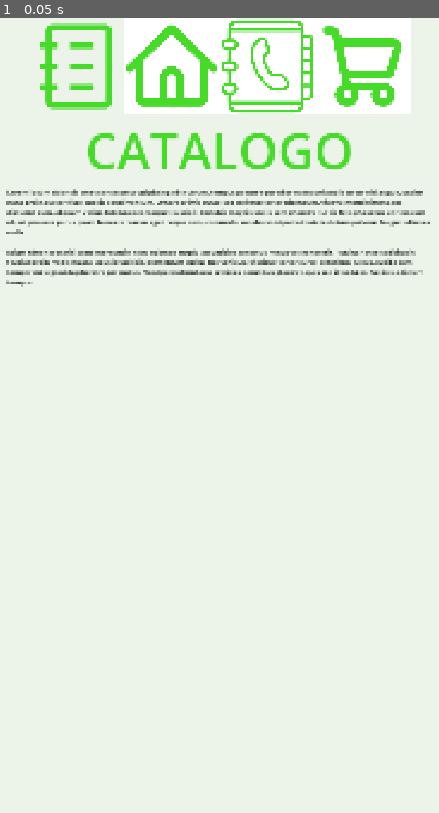
Above: before the commit, frame 1.
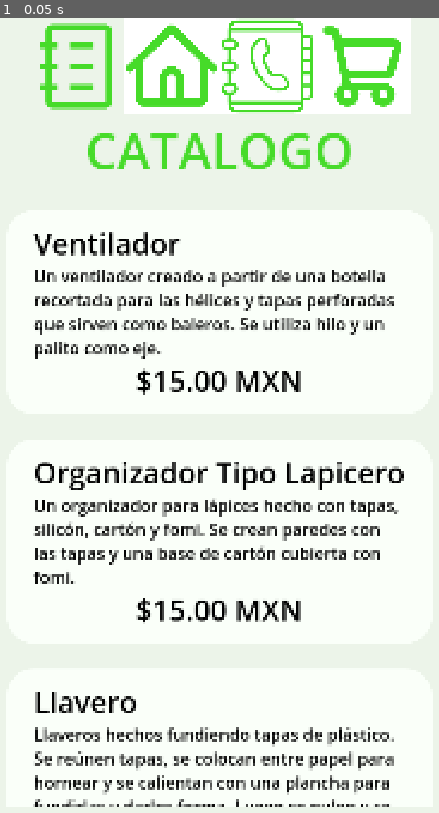
Above: after the commit, the same moment.

Repository: mike7d7/progra-6
Game: Godot game, scene res://control.tscn
Same seed, same stepped clock (60 frames per second), same inputs: the game is played once before the commit and once after it.
Inputs:
- Up to frame 1 (0.05 s): no input

The runs differ from the first frame. In frame 1, 13% of the frame differs, in the area x 1-98%, y 21-100%.

Commit message:
implement first steps of products page

Diff:
--- a/control.tscn
+++ b/control.tscn
@@ -87,7 +87,7 @@
 script = ExtResource("5_sky72")
 metadata/_custom_type_script = "uid://cxtfepdg0uqig"
 
-[node name="catalago" parent="VBoxContainer/PanelContainer/BetterTabContainer" instance=ExtResource("8_6a6wx")]
+[node name="catalogo" parent="VBoxContainer/PanelContainer/BetterTabContainer" instance=ExtResource("8_6a6wx")]
 layout_mode = 2
 
 [node name="inicio" parent="VBoxContainer/PanelContainer/BetterTabContainer" instance=ExtResource("6_fj5cn")]
--- a/paginas/catalogo.tscn
+++ b/paginas/catalogo.tscn
@@ -1,28 +1,102 @@
-[gd_scene load_steps=2 format=3 uid="uid://cj41gllb5yk32"]
+[gd_scene load_steps=3 format=3 uid="uid://citg1pgt1wybe"]
 
-[sub_resource type="LabelSettings" id="LabelSettings_50kd2"]
+[ext_resource type="StyleBox" uid="uid://bp614i8f3hxr2" path="res://paginas/rich_text_label_style.tres" id="2_vanq4"]
+
+[sub_resource type="LabelSettings" id="LabelSettings_evkk3"]
 font_size = 120
 font_color = Color(0.27451, 0.858824, 0.160784, 1)
 
-[node name="Control" type="VBoxContainer"]
+[node name="catalogo" type="ScrollContainer"]
 anchors_preset = 15
 anchor_right = 1.0
 anchor_bottom = 1.0
+offset_bottom = 1051.0
 grow_horizontal = 2
 grow_vertical = 2
+horizontal_scroll_mode = 0
+vertical_scroll_mode = 3
+
+[node name="VBoxContainer" type="VBoxContainer" parent="."]
+layout_mode = 2
 size_flags_horizontal = 3
 size_flags_vertical = 3
+theme_override_constants/separation = 60
 
-[node name="Label2" type="Label" parent="."]
+[node name="Label" type="Label" parent="VBoxContainer"]
 layout_mode = 2
+mouse_filter = 1
 text = "CATALOGO"
-label_settings = SubResource("LabelSettings_50kd2")
+label_settings = SubResource("LabelSettings_evkk3")
 horizontal_alignment = 1
 
-[node name="RichTextLabel2" type="RichTextLabel" parent="."]
+[node name="RichTextLabel4" type="RichTextLabel" parent="VBoxContainer"]
 layout_mode = 2
+mouse_filter = 1
 theme_override_colors/default_color = Color(0, 0, 0, 1)
-text = "Lorem ipsum dolor sit amet consectetur adipiscing elit rutrum, tempus posuere porttitor natoque iaculis tortor nisi augue, sapien nunc proin auctor vitae cubilia condimentum. Ornare primis curae sed eleifend tortor bibendum, viverra morbi himenaeos dictumst cum, aliquam varius habitasse consequat suscipit. Conubia magnis sociis sem pharetra turpis felis phasellus ultrices cum id, est posuere purus quam laoreet rhoncus eget neque nam, commodo sodales volutpat vulputate dictum pulvinar feugiat ultricies nulla.
+theme_override_font_sizes/normal_font_size = 40
+theme_override_styles/normal = ExtResource("2_vanq4")
+bbcode_enabled = true
+text = "[left][font_size=70]Ventilador[/font_size][/left]
+Un ventilador creado a partir de una botella recortada para las hélices y tapas perforadas que sirven como baleros. Se utiliza hilo y un palito como eje.
+[center][font_size=70]$15.00 MXN[/font_size][/center]"
+fit_content = true
 
-Etiam himenaeos nisi condimentum in nibh euismod turpis, ad ultricies senectus metus vel hendrerit. Pulvinar ante sollicitudin feugiat proin mollis massa lacus id facilisis, elementum varius hac vehicula tristique tortor curae penatibus luctus, cubilia cum tempor nulla gravida pharetra per metus. Volutpat nullam lacus ultricies penatibus placerat, quis sed id sodales, facilisis a dictum tempus."
+[node name="RichTextLabel3" type="RichTextLabel" parent="VBoxContainer"]
+layout_mode = 2
+mouse_filter = 1
+theme_override_colors/default_color = Color(0, 0, 0, 1)
+theme_override_font_sizes/normal_font_size = 40
+theme_override_styles/normal = ExtResource("2_vanq4")
+bbcode_enabled = true
+text = "[left][font_size=70]Organizador Tipo Lapicero[/font_size][/left]
+Un organizador para lápices hecho con tapas, silicón, cartón y fomi. Se crean paredes con las tapas y una base de cartón cubierta con fomi.
+[center][font_size=70]$15.00 MXN[/font_size][/center]"
 fit_content = true
+
+[node name="RichTextLabel5" type="RichTextLabel" parent="VBoxContainer"]
+layout_mode = 2
+mouse_filter = 1
+theme_override_colors/default_color = Color(0, 0, 0, 1)
+theme_override_font_sizes/normal_font_size = 40
+theme_override_styles/normal = ExtResource("2_vanq4")
+bbcode_enabled = true
+text = "[left][font_size=70]Llavero[/font_size][/left]
+Llaveros hechos fundiendo tapas de plástico. Se reúnen tapas, se colocan entre papel para hornear y se calientan con una plancha para fundirlas y darles forma. Luego se pulen y se les añade el hilo o argolla
+[center][font_size=70]$15.00 MXN[/font_size][/center]"
+fit_content = true
+
+[node name="RichTextLabel6" type="RichTextLabel" parent="VBoxContainer"]
+layout_mode = 2
+mouse_filter = 1
+theme_override_colors/default_color = Color(0, 0, 0, 1)
+theme_override_font_sizes/normal_font_size = 40
+theme_override_styles/normal = ExtResource("2_vanq4")
+bbcode_enabled = true
+text = "[left][font_size=70]Pantalla de Lámpara[/font_size][/left]
+Una pantalla para lámpara elaborada pegando tapas de plástico siguiendo la forma de un molde.
+[center][font_size=70]$15.00 MXN[/font_size][/center]"
+fit_content = true
+
+[node name="RichTextLabel7" type="RichTextLabel" parent="VBoxContainer"]
+layout_mode = 2
+mouse_filter = 1
+theme_override_colors/default_color = Color(0, 0, 0, 1)
+theme_override_font_sizes/normal_font_size = 40
+theme_override_styles/normal = ExtResource("2_vanq4")
+bbcode_enabled = true
+text = "[left][font_size=70]Organizador de Cepillos de Dientes[/font_size][/left]
+Un organizador para cepillos de dientes hecho con dos bocas de botella, un pedazo de tubo (posiblemente PVC) y 14 tapas. Las bocas de botella se colocan en los extremos del tubo y se pegan tapas perforadas para sostener los cepillos.
+[center][font_size=70]$15.00 MXN[/font_size][/center]"
+fit_content = true
+
+[node name="RichTextLabel8" type="RichTextLabel" parent="VBoxContainer"]
+layout_mode = 2
+mouse_filter = 1
+theme_override_colors/default_color = Color(0, 0, 0, 1)
+theme_override_font_sizes/normal_font_size = 40
+theme_override_styles/normal = ExtResource("2_vanq4")
+bbcode_enabled = true
+text = "[left][font_size=70]Portavasos[/font_size][/left]
+Portavasos creados lavando y secando taparroscas, luego ordenándolas en forma de flor entre papel para hornear y derritiéndolas con una plancha para moldearlas. Finalmente, se endurecen con agua.
+[center][font_size=70]$15.00 MXN[/font_size][/center]"
+fit_content = true
--- a/paginas/inicio.tscn
+++ b/paginas/inicio.tscn
@@ -7,7 +7,7 @@
 font_size = 120
 font_color = Color(0.27451, 0.858824, 0.160784, 1)
 
-[node name="inicio" type="ScrollContainer"]
+[node name="catalogo" type="ScrollContainer"]
 anchors_preset = 15
 anchor_right = 1.0
 anchor_bottom = 1.0
--- /dev/null
+++ b/scripts/products.gd
@@ -0,0 +1 @@
+extends VBoxContainer
Binary file added: assets/Screenshot from 2025-05-30 11-56-01.png
Not shown, added: assets/Screenshot from 2025-05-30 11-56-01.png.import
Binary file added: assets/Screenshot from 2025-05-30 11-56-18.png
Not shown, added: assets/Screenshot from 2025-05-30 11-56-18.png.import
Binary file added: assets/Screenshot from 2025-05-30 11-56-47.png
Not shown, added: assets/Screenshot from 2025-05-30 11-56-47.png.import
Binary file added: assets/Screenshot from 2025-05-30 11-57-07.png
Not shown, added: assets/Screenshot from 2025-05-30 11-57-07.png.import
Binary file added: assets/Screenshot from 2025-05-30 11-57-21.png
Not shown, added: assets/Screenshot from 2025-05-30 11-57-21.png.import
Binary file added: assets/Screenshot from 2025-05-30 11-57-36.png
Not shown, added: assets/Screenshot from 2025-05-30 11-57-36.png.import
(and 2 more such lines)
